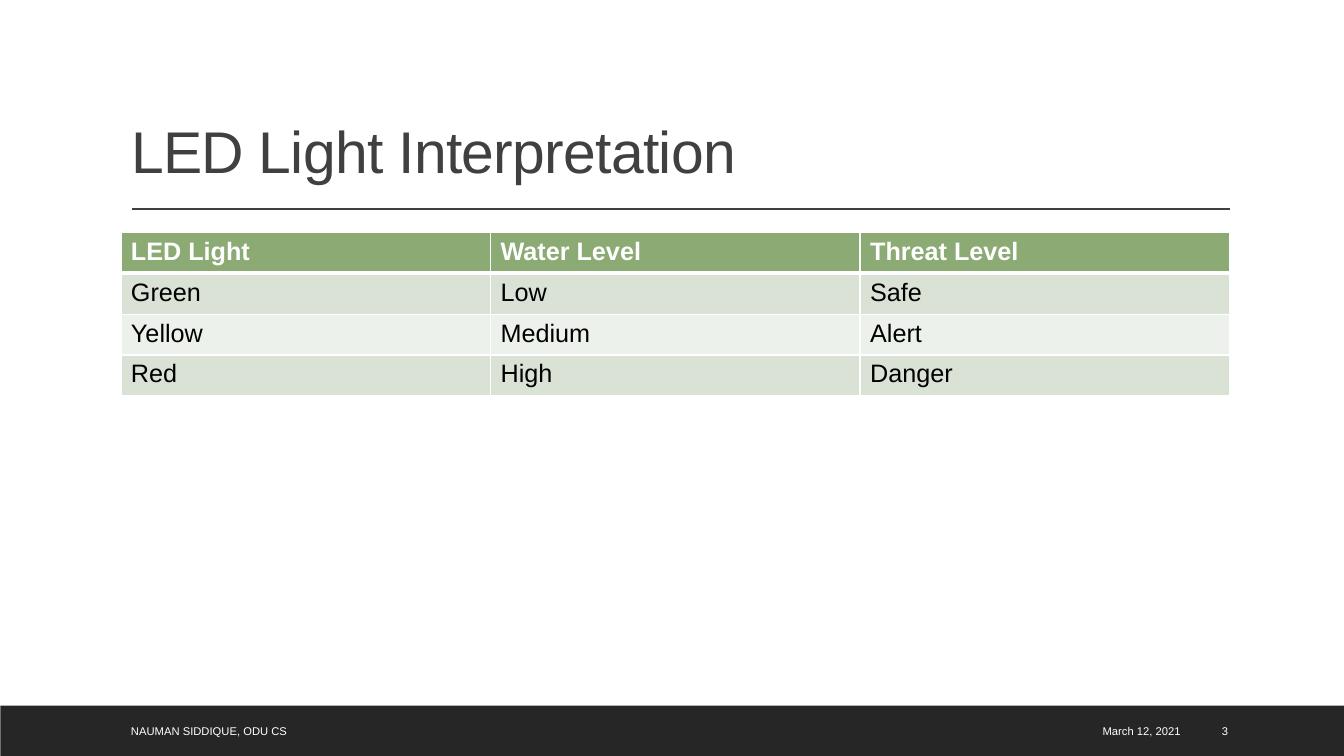
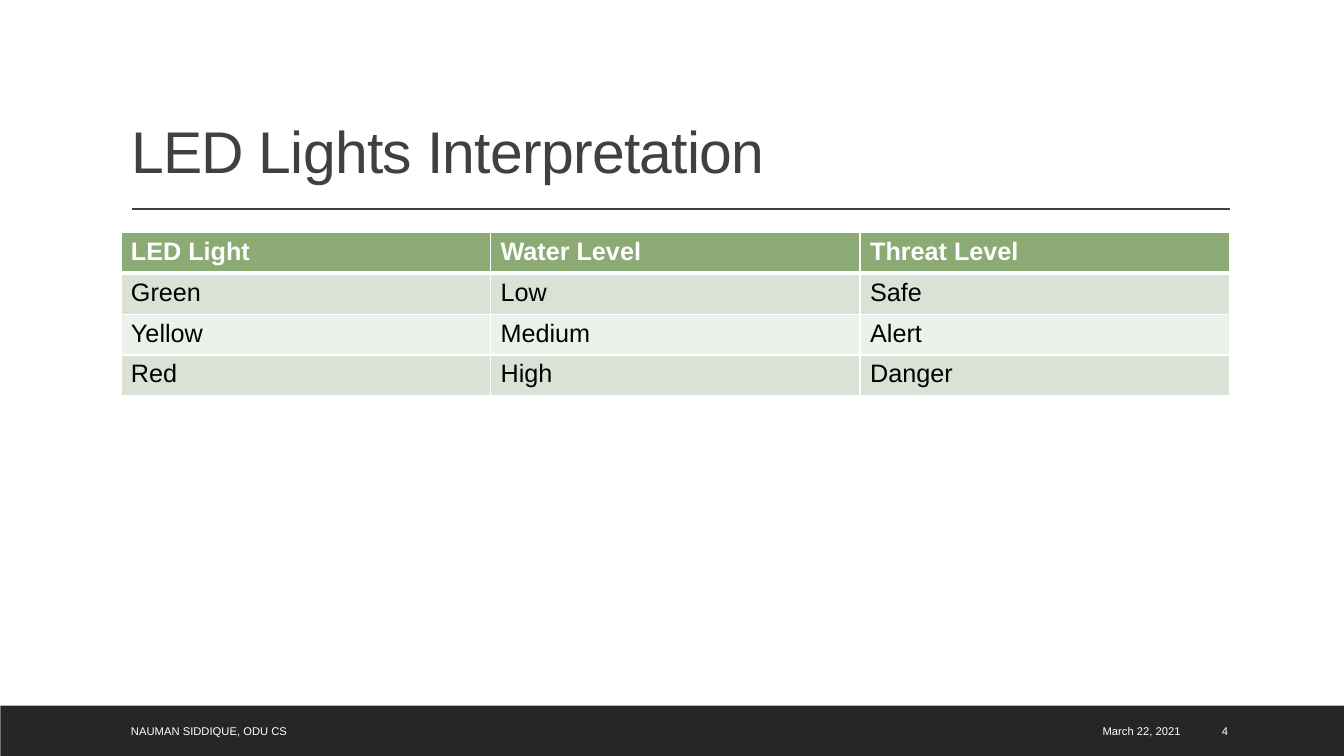
Before and after one commit to isaki001/PiCamUtils, a slide deck: slide 4 of floodDetection/report/Flood Detection using Raspberry Pi.pptx (slide 3 before the commit). Drawn at 1344x756 pixels with LibreOffice and Linux fonts; fonts in the diff are those of the drawing. Boxes give left, top, right and bottom in pixels: in the first picture for what was removed or moved away, otherwise in the second. Text is boxed around its words. In the diff, an @@ line names an element or a change of style, - is before the commit and + after.

```diff
--- a/floodDetection/report/Flood Detection using Raspberry Pi.pptx
+++ b/floodDetection/report/Flood Detection using Raspberry Pi.pptx
@@ title at (x1=131, y1=130, x2=764, y2=185): text changed @@
-LED Light Interpretation
+LED Lights Interpretation
@@ text at (x1=1103, y1=727, x2=1181, y2=737): text changed @@
-March 12, 2021
+March 22, 2021
@@ page number at (x1=1222, y1=727, x2=1228, y2=735): text changed @@
-3
+4
```
Also in this commit, not shown: 34 other slides changed, 10 slides added.
